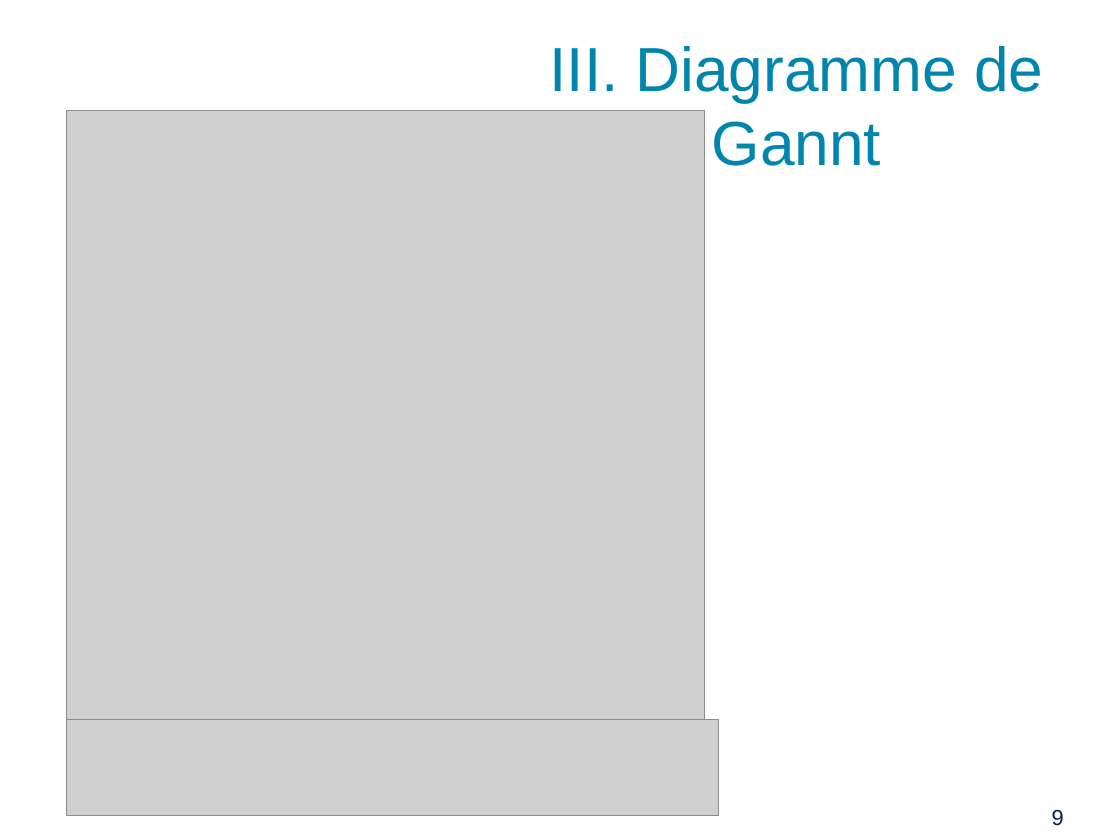
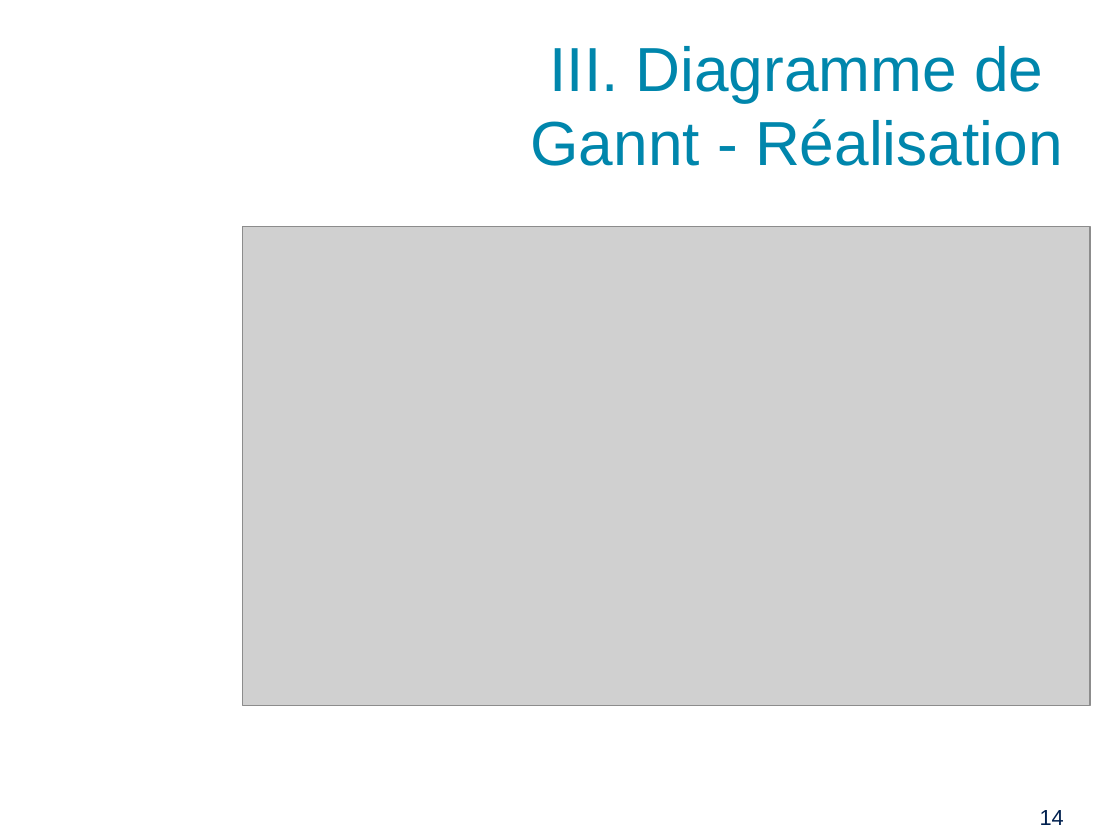
Before and after one commit to PinaudLucas/Projet, a slide deck: slide 14 of Lucas/Revue_1.odp (slide 9 before the commit). Drawn at 1120x840 pixels with LibreOffice and Linux fonts; fonts in the diff are those of the drawing; grey boxes stand for pictures; background and template pictures are left out. Boxes give left, top, right and bottom in pixels: in the first picture for what was removed or moved away, otherwise in the second. Text is boxed around its words. In the diff, an @@ line names an element or a change of style, - is before the commit and + after.

```diff
--- a/Lucas/Revue_1.odp
+++ b/Lucas/Revue_1.odp
@@ title at [531, 46, 1063, 166]: text changed @@
-III. Diagramme de Gannt
+III. Diagramme de Gannt - Réalisation
@@ picture: place and size @@
-picture at [66, 110, 704, 725]
+picture at [243, 226, 1091, 704]
@@ picture removed at [66, 720, 718, 816] @@
@@ page number at [1040, 810, 1064, 825]: text changed @@
-9
+14
```
Also in this commit, not shown: 6 other slides changed, 6 slides added, 2 other files.
